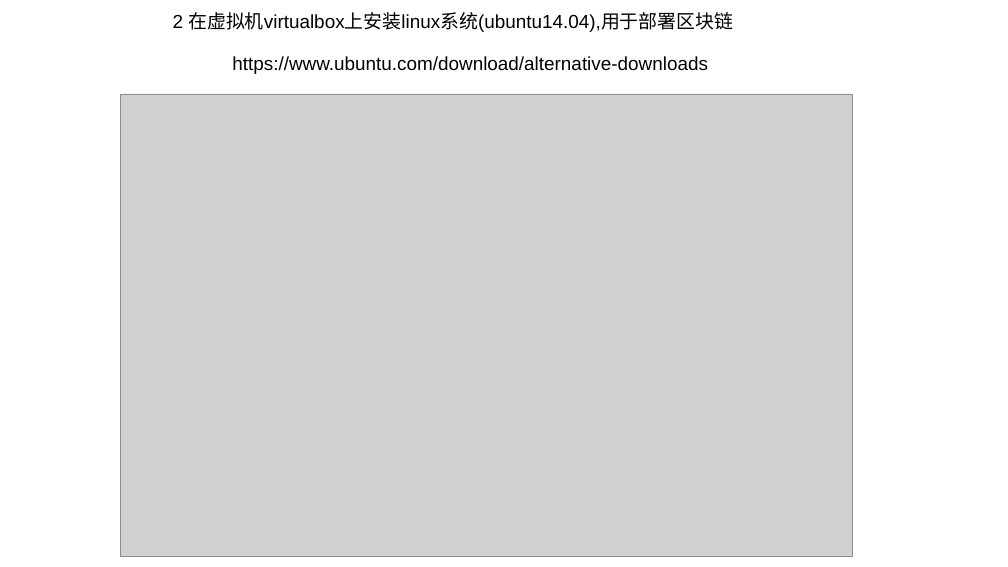
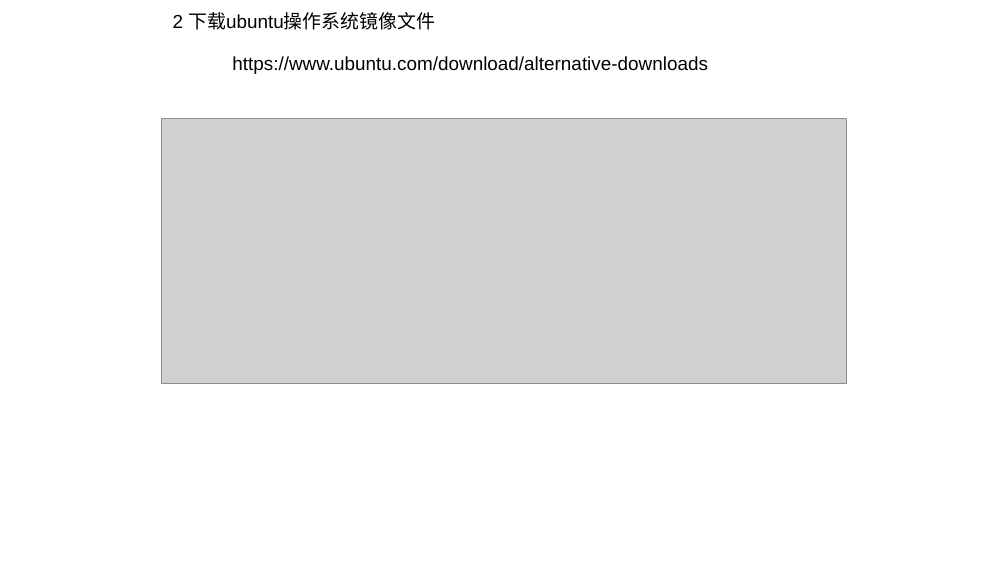
Before and after one commit to db1600800/fabric, a slide deck: slide 2 of 安装步骤.ppt. Drawn at 1008x567 pixels with LibreOffice and Linux fonts; fonts in the diff are those of the drawing; grey boxes stand for pictures. Boxes give left, top, right and bottom in pixels: in the first picture for what was removed or moved away, otherwise in the second. Text is boxed around its words. In the diff, an @@ line names an element or a change of style, - is before the commit and + after.

```diff
--- a/安装步骤.ppt
+++ b/安装步骤.ppt
@@ text removed at (x1=173, y1=12, x2=733, y2=32) @@
-2 在虚拟机virtualbox上安装linux系统(ubuntu14.04),用于部署区块链
@@ text added at (x1=173, y1=12, x2=435, y2=30), 18 pt, text #000000 @@
+2 下载ubuntu操作系统镜像文件
@@ picture resized from (x1=121, y1=94, x2=852, y2=556) to (x1=162, y1=119, x2=846, y2=383) @@
```
Also in this commit, not shown: 1 other slide changed, 3 slides added, 1 slide removed.
